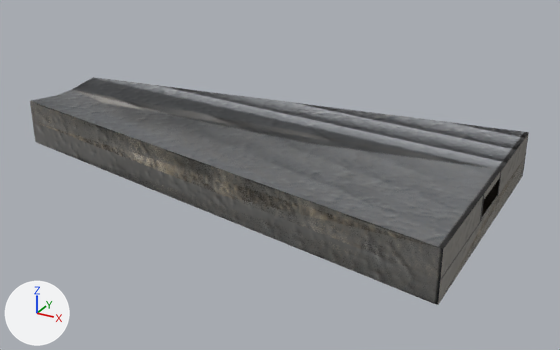
What one commit did to the FBX model L1R2.fbx.
Before and after are seen from a 50 mm lens placed at (62.6, -102.8, 50.9), pointed at (5.8, 0.3, -0.6). Lighting does not change. The marker at lower left points along +X, +Y and +Z. Where no turn or scale is listed for an object, it has been applied to the vertices.

Before the edit, the objects in view are built like this:
```python
me_mesh = bpy.data.meshes.new('Mesh')
me_mesh.from_pydata(...)  # 56 vertices, 36 faces; spans x -41.8..40.5, y -22.5..22.5, z -3.6..5.8
me_mesh.materials.append(mat_l1r1_outside)
me_mesh_001 = bpy.data.meshes.new('Mesh.001')
me_mesh_001.from_pydata(...)  # 8 vertices, 1 face; spans x -40.3..40.5, y -22.5..22.5, z 4.3..5.8
me_mesh_001.materials.append(mat_l1r2_ceiling)
me_mesh_002 = bpy.data.meshes.new('Mesh.002')
me_mesh_002.from_pydata(...)  # 56 vertices, 34 faces; spans x -41.8..40.5, y -22.5..22.5, z -3.6..5.8
me_mesh_002.materials.append(mat_l1r2_walls)
ob_l1r2_ceiling = bpy.data.objects.new('L1R2_ceiling', me_mesh_001)
ob_l1r2_ceiling.location = (0.0, 0.0, 1.6)
ob_l1r2_outside = bpy.data.objects.new('L1R2_outside', me_mesh)
ob_l1r2_outside.location = (0.0, 0.0, 1.6)
ob_l1r2_walls = bpy.data.objects.new('L1R2_walls', me_mesh_002)
ob_l1r2_walls.location = (0.0, 0.0, 1.6)
```
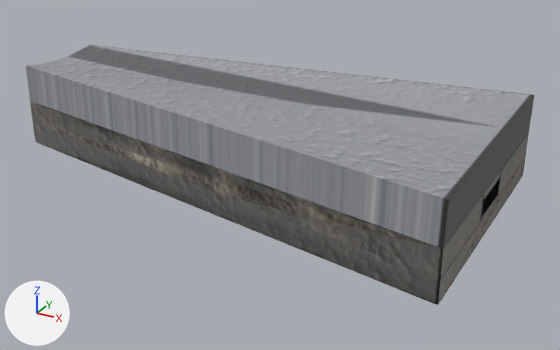
Commit message: beta L1R2

Where the change shows, as pixel boxes (x1, y1, x2, y2) in the pictures (560 x 350 px):
'L1R2_outside', reshaped (14% taller)
    before: (30, 77, 529, 305)
    after: (26, 45, 534, 305)
part 1 of me_mesh, built on
    before: (31, 77, 529, 248)
    after: (26, 45, 534, 248)
'L1R2_ceiling', unchanged, covered by the edit
    before: (34, 90, 486, 247)

What the commit changed:
me_mesh is used by ob_l1r2_outside; location (0.0, 0.0, 1.6).
me_mesh had 56 vertices, 36 faces and spanned x -41.8..40.5, y -22.5..22.5, z -3.6..5.8.
me_mesh now has 64 vertices, 44 faces and spans x -41.8..40.6, y -22.5..22.5, z -3.6..12.3.
Part 1, on me_mesh:
1 face is deleted.
8 vertices are added at x -40.2..40.6, y -22.5..22.5, z 10.7..12.3.
9 new faces join them.
